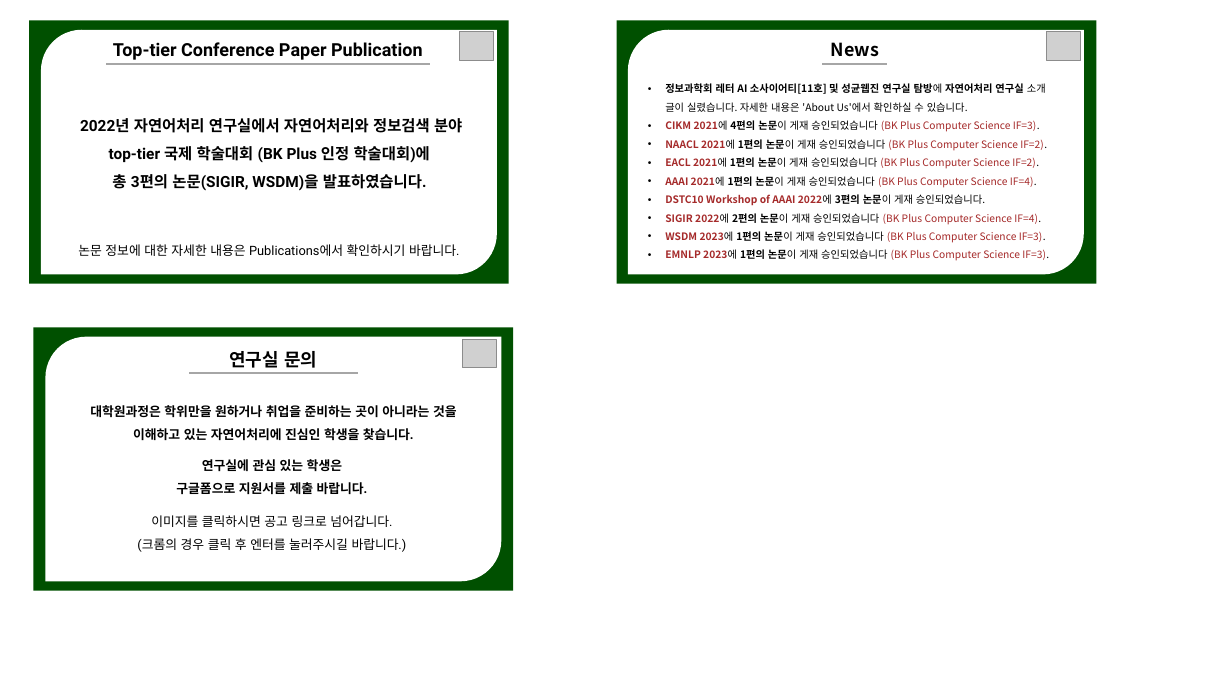
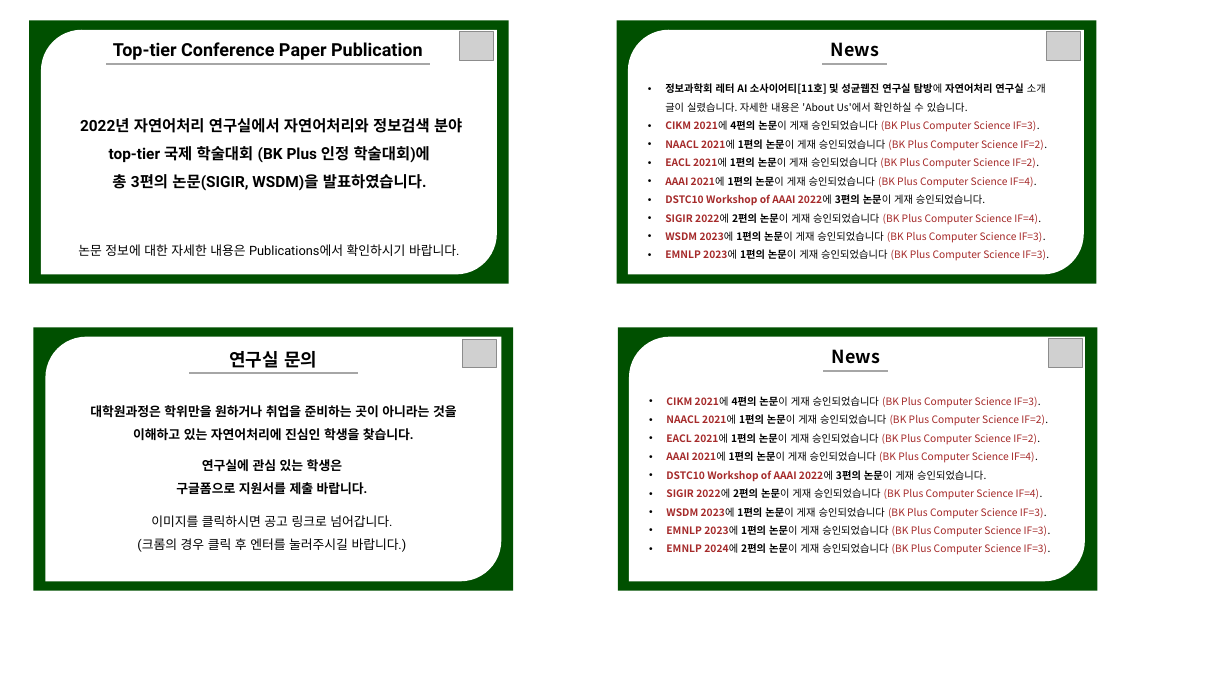
Before and after one commit to NLPlab-skku/NLPlab-skku.github.io, a slide deck: slide 2 of assets/img/notice_panel-1.pptx. Drawn at 1232x693 pixels with LibreOffice and Linux fonts; fonts in the diff are those of the drawing; grey boxes stand for pictures. Boxes give left, top, right and bottom in pixels: in the first picture for what was removed or moved away, otherwise in the second. Text is boxed around its words. In the diff, an @@ line names an element or a change of style, - is before the commit and + after.

```diff
--- a/assets/img/notice_panel-1.pptx
+++ b/assets/img/notice_panel-1.pptx
@@ rectangle added at [618, 327, 1098, 591], fill #005000 @@
@@ round diag rect added at [629, 336, 1085, 581], fill #FFFFFF @@
@@ text added at [832, 349, 880, 364], 14 pt, text #000000, bold @@
+News
@@ picture added at [1048, 339, 1082, 368] @@
@@ line added from (823, 371) to (888, 371), #A6A6A6 1.5 pt @@
@@ text added at [666, 396, 1051, 555], 8 pt, text #A52A2A @@
+• CIKM 2021에 4편의 논문이 게재 승인되었습니다 (BK Plus Computer Science IF=3).
+• NAACL 2021에 1편의 논문이 게재 승인되었습니다 (BK Plus Computer Science IF=2).
+• EACL 2021에 1편의 논문이 게재 승인되었습니다 (BK Plus Computer Science IF=2).
+• AAAI 2021에 1편의 논문이 게재 승인되었습니다 (BK Plus Computer Science IF=4).
+• DSTC10 Workshop of AAAI 2022에 3편의 논문이 게재 승인되었습니다.
+• SIGIR 2022에 2편의 논문이 게재 승인되었습니다 (BK Plus Computer Science IF=4).
+• WSDM 2023에 1편의 논문이 게재 승인되었습니다 (BK Plus Computer Science IF=3).
+• EMNLP 2023에 1편의 논문이 게재 승인되었습니다 (BK Plus Computer Science IF=3).
+• EMNLP 2024에 2편의 논문이 게재 승인되었습니다 (BK Plus Computer Science IF=3).
```
Also in this commit, not shown: 3 other files.
